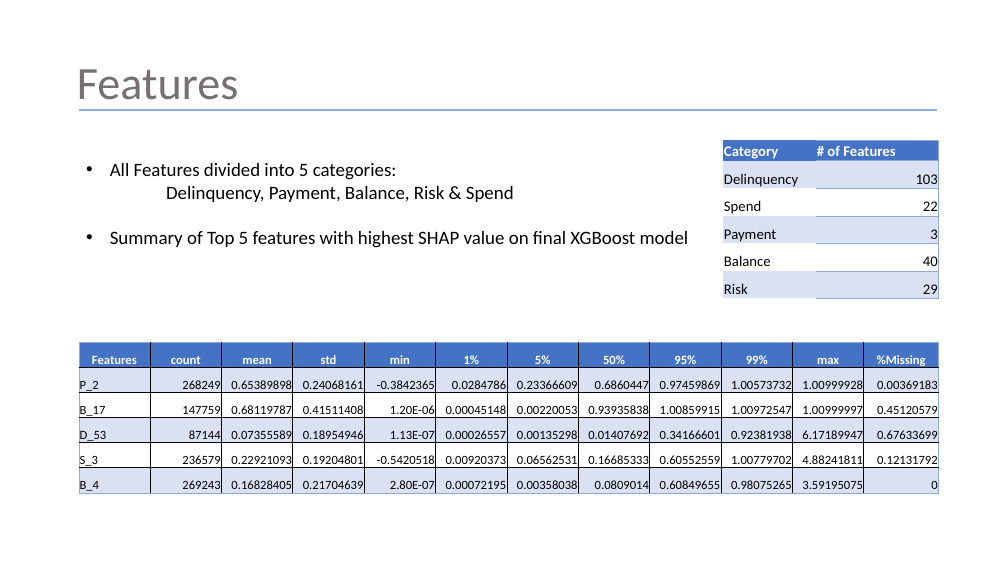
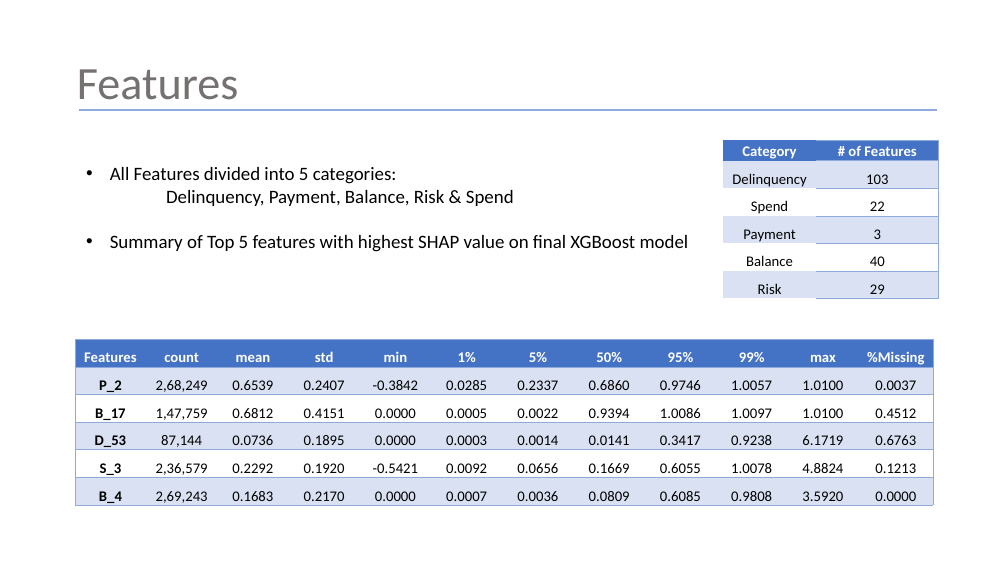
Before and after one commit to Shritej24c/Credit-Default-Pred, a slide deck: slide 4 of Credit Default Risk.pptx. Drawn at 1008x567 pixels with LibreOffice and Linux fonts; fonts in the diff are those of the drawing. Boxes give left, top, right and bottom in pixels: in the first picture for what was removed or moved away, otherwise in the second. Text is boxed around its words. In the diff, an @@ line names an element or a change of style, - is before the commit and + after.

```diff
--- a/Credit Default Risk.pptx
+++ b/Credit Default Risk.pptx
@@ table at [724, 140, 939, 299] @@
@@ alignment left to centre @@
@@ alignment right to centre @@
@@ text "All Features divided into 5 ...": place and size @@
-text "All Features divided into 5 ..." at [110, 163, 689, 248]
+text "All Features divided into 5 ..." at [110, 167, 689, 252]
@@ table at [75, 340, 932, 507] @@
-row 2: P_2 | 268249 | 0.65389898 | 0.24068161 | -0.3842365 | 0.0284786 | 0.23366609 | 0.6860447 | 0.97459869 | 1.00573732 | 1.00999928 | 0.00369183
+row 2: P_2 | 2,68,249 | 0.6539 | 0.2407 | -0.3842 | 0.0285 | 0.2337 | 0.6860 | 0.9746 | 1.0057 | 1.0100 | 0.0037
-row 3: B_17 | 147759 | 0.68119787 | 0.41511408 | 1.20E-06 | 0.00045148 | 0.00220053 | 0.93935838 | 1.00859915 | 1.00972547 | 1.00999997 | 0.45120579
+row 3: B_17 | 1,47,759 | 0.6812 | 0.4151 | 0.0000 | 0.0005 | 0.0022 | 0.9394 | 1.0086 | 1.0097 | 1.0100 | 0.4512
-row 4: D_53 | 87144 | 0.07355589 | 0.18954946 | 1.13E-07 | 0.00026557 | 0.00135298 | 0.01407692 | 0.34166601 | 0.92381938 | 6.17189947 | 0.67633699
+row 4: D_53 | 87,144 | 0.0736 | 0.1895 | 0.0000 | 0.0003 | 0.0014 | 0.0141 | 0.3417 | 0.9238 | 6.1719 | 0.6763
-row 5: S_3 | 236579 | 0.22921093 | 0.19204801 | -0.5420518 | 0.00920373 | 0.06562531 | 0.16685333 | 0.60552559 | 1.00779702 | 4.88241811 | 0.12131792
+row 5: S_3 | 2,36,579 | 0.2292 | 0.1920 | -0.5421 | 0.0092 | 0.0656 | 0.1669 | 0.6055 | 1.0078 | 4.8824 | 0.1213
-row 6: B_4 | 269243 | 0.16828405 | 0.21704639 | 2.80E-07 | 0.00072195 | 0.00358038 | 0.0809014 | 0.60849655 | 0.98075265 | 3.59195075 | 0
+row 6: B_4 | 2,69,243 | 0.1683 | 0.2170 | 0.0000 | 0.0007 | 0.0036 | 0.0809 | 0.6085 | 0.9808 | 3.5920 | 0.0000
@@ size 12 to 14 pt in "Features", "count", "mean", "std" and 13 more places @@
@@ bold on in "P_2", "B_17", "D_53", "S_3" and 1 more places @@
@@ alignment left to centre @@
@@ borders changed @@
@@ table: place and size @@
-table at [79, 343, 935, 495]
+table at [75, 340, 932, 507]
```
Also in this commit, not shown: 13 other slides changed.
